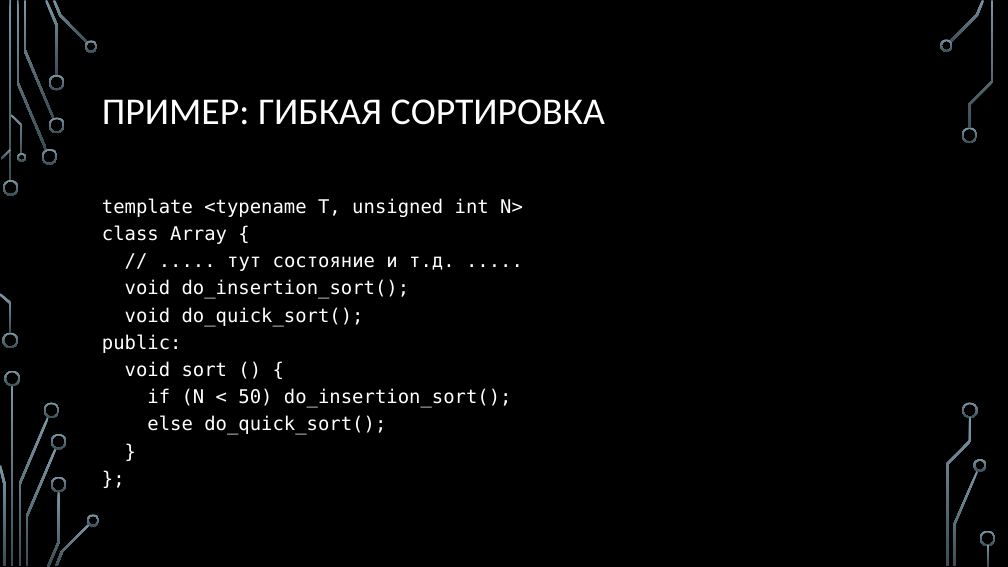
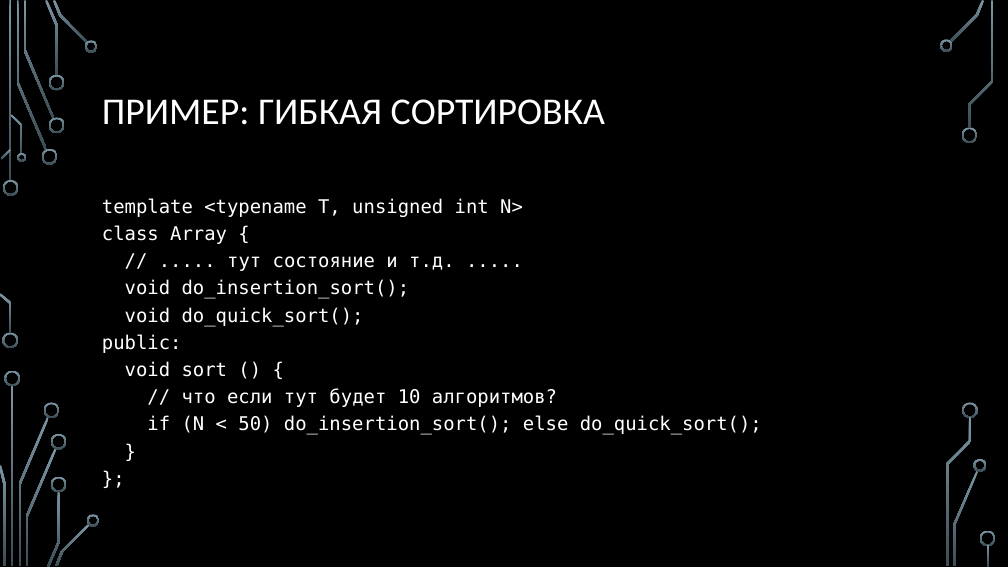
Before and after one commit to MIPT-ILab/cpp-lects-rus, a slide deck: slide 9 of slides/lec2-8-sfinae.pptx. Drawn at 1008x567 pixels with LibreOffice and Linux fonts; fonts in the diff are those of the drawing; background and template pictures are left out. Boxes give left, top, right and bottom in pixels: in the first picture for what was removed or moved away, otherwise in the second. Text is boxed around its words. In the diff, an @@ line names an element or a change of style, - is before the commit and + after.

```diff
--- a/slides/lec2-8-sfinae.pptx
+++ b/slides/lec2-8-sfinae.pptx
@@ text at <box>102,198,762,435</box>: text changed @@
-template <typename T, unsigned int N>
-class Array {
-// ..... тут состояние и т.д. .....
-void do_insertion_sort();
-void do_quick_sort();
-public:
-void sort () {
-if (N < 50) do_insertion_sort();
-else do_quick_sort();
-}
-};
+template <typename T, unsigned int N>
+class Array {
+// ..... тут состояние и т.д. .....
+void do_insertion_sort();
+void do_quick_sort();
+public:
+void sort () {
+// что если тут будет 10 алгоритмов?
+if (N < 50) do_insertion_sort(); else do_quick_sort();
+}
+};
```
Also in this commit, not shown: 21 other slides changed, 7 slides added, 12 other files.
